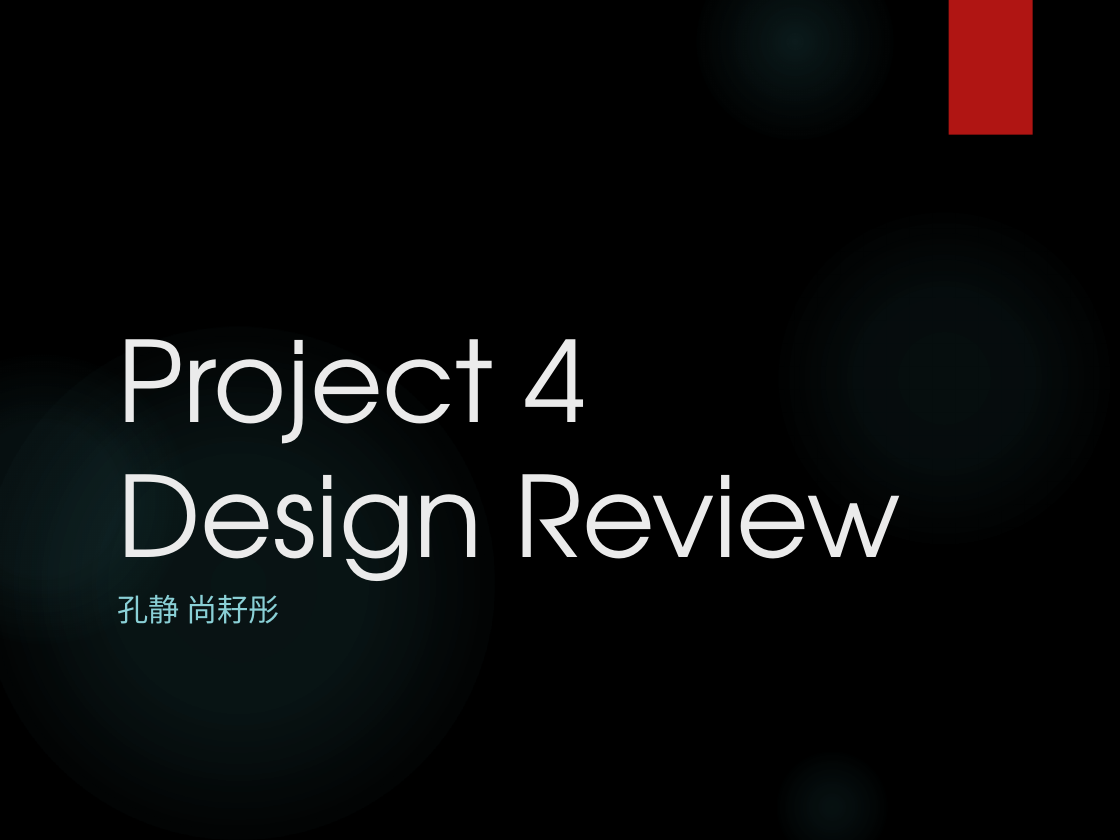
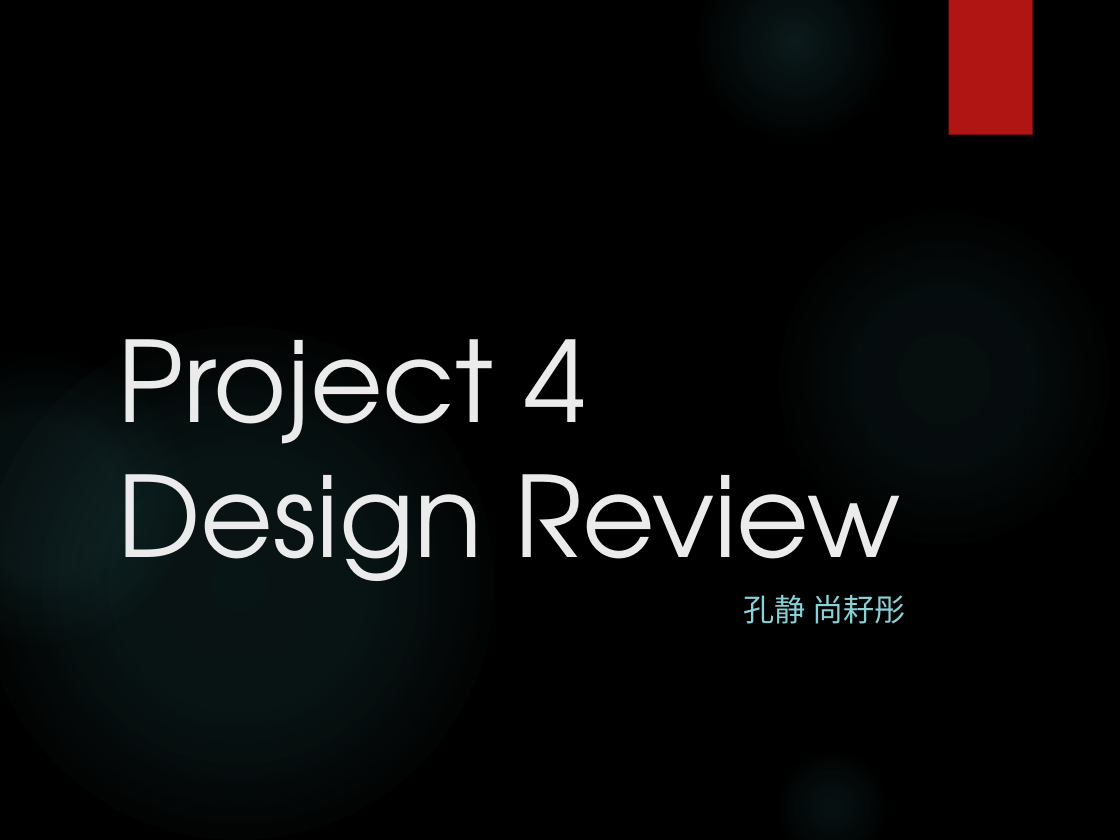
Before and after one commit to dalek-who/MyLearning, a slide deck: slide 1 of Operating system/project4-IPC-and-process-management/P4DesignReview.pptx. Drawn at 1120x840 pixels with LibreOffice and Linux fonts; fonts in the diff are those of the drawing. Boxes give left, top, right and bottom in pixels: in the first picture for what was removed or moved away, otherwise in the second. Text is boxed around its words. In the diff, an @@ line names an element or a change of style, - is before the commit and + after.

```diff
--- a/Operating system/project4-IPC-and-process-management/P4DesignReview.pptx
+++ b/Operating system/project4-IPC-and-process-management/P4DesignReview.pptx
@@ subtitle "孔静 尚耔彤" at <box>743,595,905,624</box>: alignment left to right @@
```
Also in this commit, not shown: 4 other slides changed, 1 other file.
